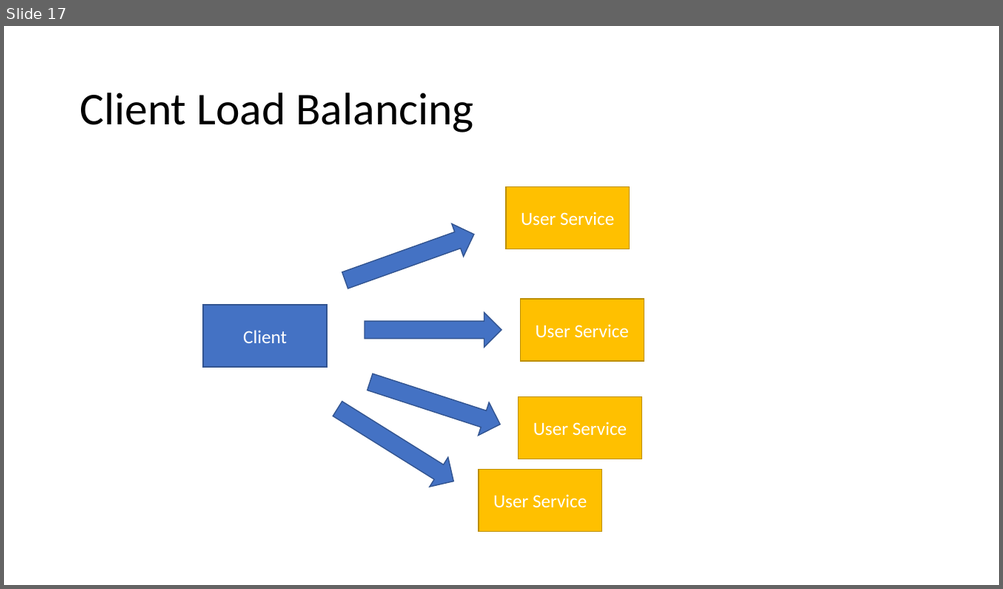
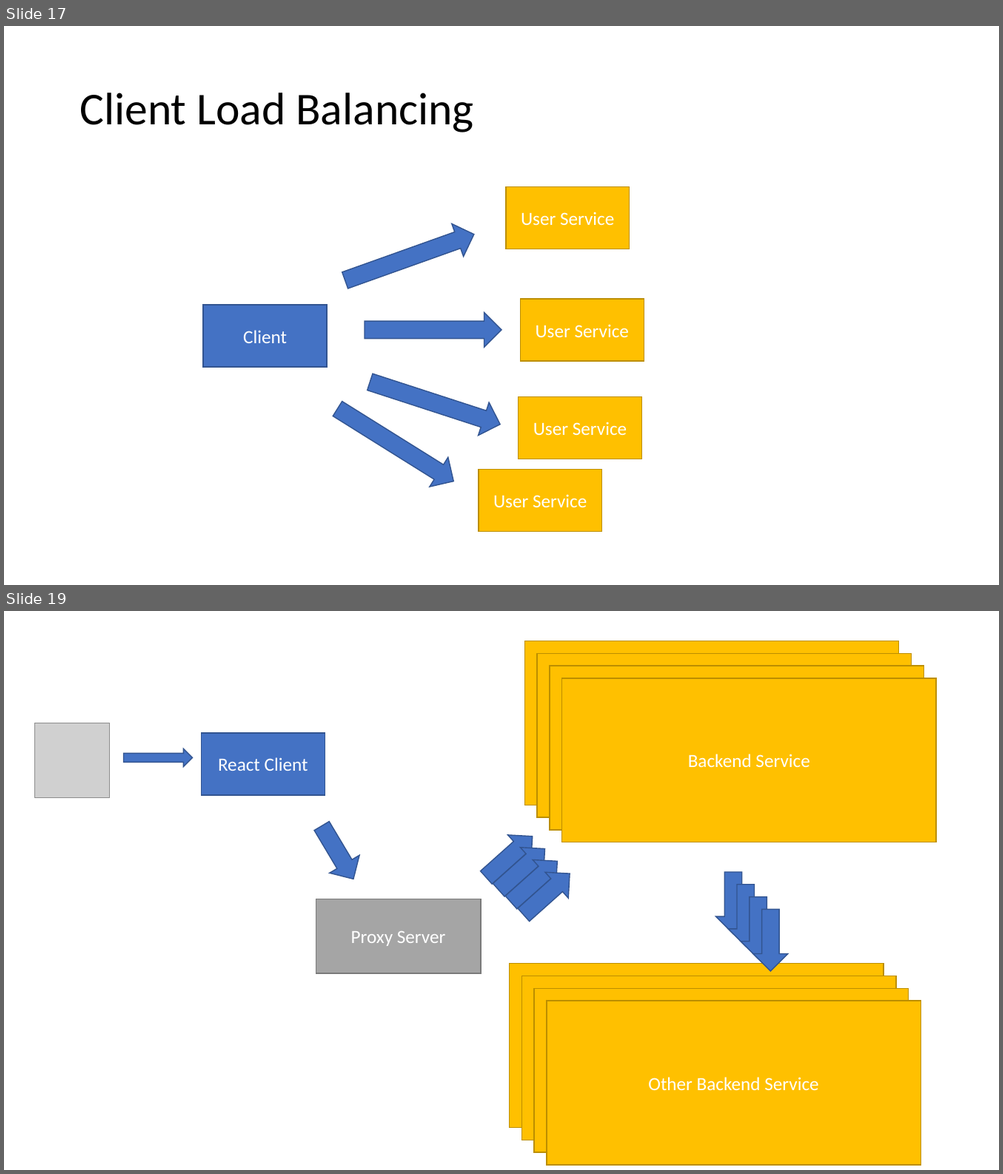
Before and after one commit to 2011JavaReact/Training, a slide deck: Week7/w7.pptx. Shown one above the other, each under a label of ours: slide 17 before the commit, slides 17 and 19 after it; the slides between them are not shown. The pictures are 1003x589 and 1003x1174 pixels, drawn with LibreOffice and Linux fonts; fonts in the diff are those of the drawing; grey boxes stand for pictures. Boxes give left, top, right and bottom in pixels: in the first picture for what was removed or moved away, otherwise in the second. Text is boxed around its words. In the diff, an @@ line names an element or a change of style, - is before the commit and + after.

```diff
--- a/Week7/w7.pptx
+++ b/Week7/w7.pptx
@@ slide 19 added at <box>4,611,999,1170</box>, background #FFFFFF @@
@@ rectangle added at <box>525,641,899,805</box>, fill #FFC000, outline #BD8E00 1 pt @@
@@ rectangle added at <box>537,653,910,817</box>, fill #FFC000, outline #BD8E00 1 pt @@
@@ rectangle added at <box>549,667,923,830</box>, fill #FFC000, outline #BD8E00 1 pt, 18 pt, text #FFFFFF @@
+Backend
@@ rectangle added at <box>562,678,936,843</box>, fill #FFC000, outline #BD8E00 1 pt, 18 pt, text #FFFFFF @@
+Backend Service
@@ picture added at <box>35,723,110,797</box> @@
@@ rectangle added at <box>201,733,325,795</box>, fill #4472C4, outline #325491 1 pt, 18 pt, text #FFFFFF @@
+React Client
@@ right arrow added at <box>123,749,192,767</box>, fill #4472C4, outline #325491 1 pt @@
@@ right arrow added at <box>306,817,368,889</box>, fill #4472C4, outline #325491 1 pt @@
@@ right arrow added at <box>475,824,544,891</box>, fill #4472C4, outline #325491 1 pt @@
@@ right arrow added at <box>486,836,556,903</box>, fill #4472C4, outline #325491 1 pt @@
@@ right arrow added at <box>499,849,569,916</box>, fill #4472C4, outline #325491 1 pt @@
@@ right arrow added at <box>512,861,581,928</box>, fill #4472C4, outline #325491 1 pt @@
@@ right arrow added at <box>716,872,751,934</box>, fill #4472C4, outline #325491 1 pt @@
@@ rectangle added at <box>316,899,481,974</box>, fill #A5A5A5, outline #7A7A7A 1 pt, 18 pt, text #FFFFFF @@
+Proxy Server
@@ right arrow added at <box>728,885,762,947</box>, fill #4472C4, outline #325491 1 pt @@
@@ right arrow added at <box>740,897,776,960</box>, fill #4472C4, outline #325491 1 pt @@
@@ right arrow added at <box>753,909,788,971</box>, fill #4472C4, outline #325491 1 pt @@
@@ rectangle added at <box>509,964,883,1128</box>, fill #FFC000, outline #BD8E00 1 pt @@
@@ rectangle added at <box>522,977,896,1141</box>, fill #FFC000, outline #BD8E00 1 pt @@
@@ rectangle added at <box>535,988,908,1153</box>, fill #FFC000, outline #BD8E00 1 pt, 18 pt, text #FFFFFF @@
+Other Backend Service
@@ rectangle added at <box>546,1001,920,1165</box>, fill #FFC000, outline #BD8E00 1 pt, 18 pt, text #FFFFFF @@
+Other Backend Service
```
Also in this commit, not shown: 2 slides changed, 4 other slides added.
